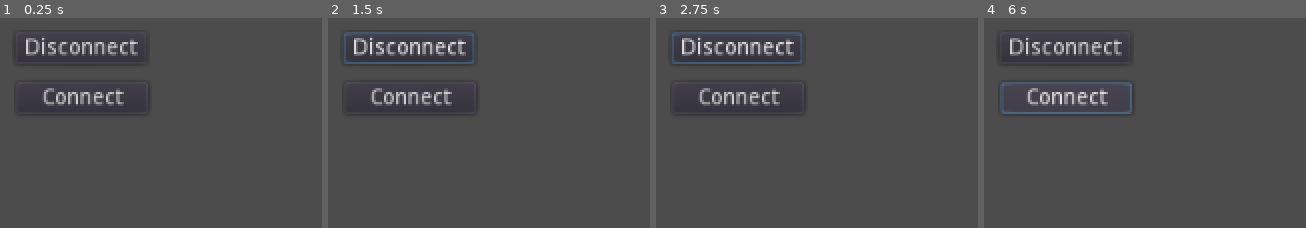
Above: before the commit, frames 1-4 (left to right).
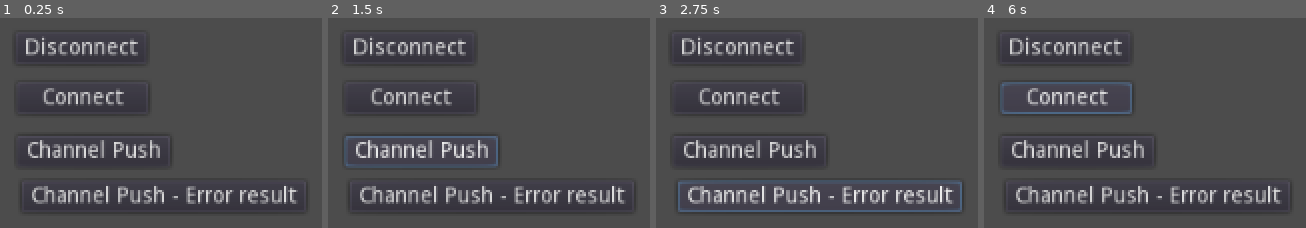
Above: after the commit, the same moments.

Repository: alfredbaudisch/GodotPhoenixChannels
Game: Godot game, scene res://Node.tscn
Same seed, same stepped clock (60 frames per second), same inputs: the game is played once before the commit and once after it.
Inputs (mouse positions are in pixels of both pictures, inside the frame that each line leads up to):
- Up to frame 1 (0.25 s): no input
- Up to frame 2 (1.5 s): click "Disconnect" at 0.5 s; click (421, 152) at 1.25 s, where only the run after the commit has a clickable "Channel Push"
- Up to frame 3 (2.75 s): click (820, 196) at 2 s, where only the run after the commit has a clickable "Channel Push - Error result"
- Up to frame 4 (6 s): click (1077, 152) at 2.75 s, where only the run after the commit has a clickable "Channel Push"; click (1148, 196) at 3.5 s, where only the run after the commit has a clickable "Channel Push - Error result"; click (1077, 152) at 4.25 s, where only the run after the commit has a clickable "Channel Push"; click (1148, 196) at 5 s, where only the run after the commit has a clickable "Channel Push - Error result"; click "Connect" at 5.75 s

The runs differ from the first frame. In frame 1, 4.8% of the frame differs, in the area x 8-93%, y 58-92%; in frame 2, 6.5%; in frame 3, 6.5%, in the area x 4-96%, y 6-93%; in frame 4, 4.8%.

Commit message:
- Channel push messages - Channel receive push replies and receive broadcasts

Diff:
--- a/Connection.gd
+++ b/Connection.gd
@@ -1,7 +1,7 @@
 extends Node
 
 var phoenix : PhoenixSocket
-var channel
+var channel : PhoenixChannel
 
 func _ready():
 	phoenix = PhoenixSocket.new("ws://localhost:4000/socket", {
@@ -31,8 +31,8 @@
 func _on_Phoenix_socket_error(payload):
 	print("_on_Phoenix_socket_error: ", " ", payload)
 
-func _on_channel_event(event, payload):
-	print("_on_channel_event:  ", event, ", ", payload)
+func _on_channel_event(event, payload, status):
+	print("_on_channel_event:  ", event, ", ", status, ", ", payload)
 
 func _on_channel_join_result(status, result):
 	print("_on_channel_join_result:  ", status, result)
@@ -45,3 +45,9 @@
 
 func _on_Button2_pressed():
 	phoenix.connect_socket()
+
+func _on_Button3_pressed():
+	channel.push("hit", {error = false})
+
+func _on_Button4_pressed():
+	channel.push("hit", {error = true})
--- a/Node.tscn
+++ b/Node.tscn
@@ -23,5 +23,21 @@
 margin_bottom = 52.0
 text = "Connect"
 
+[node name="Button3" type="Button" parent="Control"]
+margin_left = 1.0
+margin_top = 66.0
+margin_right = 99.0
+margin_bottom = 86.0
+text = "Channel Push"
+
+[node name="Button4" type="Button" parent="Control"]
+margin_left = 4.0
+margin_top = 95.0
+margin_right = 102.0
+margin_bottom = 115.0
+text = "Channel Push - Error result"
+
 [connection signal="pressed" from="Control/Button" to="." method="_on_Button_pressed"]
 [connection signal="pressed" from="Control/Button2" to="." method="_on_Button2_pressed"]
+[connection signal="pressed" from="Control/Button3" to="." method="_on_Button3_pressed"]
+[connection signal="pressed" from="Control/Button4" to="." method="_on_Button4_pressed"]
--- a/Phoenix/Scripts/Channel.gd
+++ b/Phoenix/Scripts/Channel.gd
@@ -3,13 +3,14 @@
 class_name PhoenixChannel
 
 const TOPIC_PHOENIX := "phoenix"
-const EVENT_HEARTBEAT := "heartbeat"
 const STATUS = {
 	ok = "ok",
 	error = "error",
 	timeout = "timeout"
 }
-
+const PRESENCE_EVENTS := {
+	diff = "presence_diff"
+}
 const CHANNEL_EVENTS := {
 	close = "phx_close",
 	error = "phx_error",
@@ -17,11 +18,8 @@
 	reply = "phx_reply",
 	leave = "phx_leave"
 }
+
 enum ChannelStates {CLOSED, ERRORED, JOINED, JOINING, LEAVING}
-
-const PRESENCE_EVENTS := {
-	diff = "presence_diff"
-}
 
 signal on_join_result(event, payload)
 signal on_event(event, payload)
@@ -34,6 +32,7 @@
 var _joined_once := false
 var _socket
 var _join_ref := ""
+var _pending_refs := {}
 
 var _rejoin_timer : Timer
 var _should_rejoin_until_connected := false
@@ -71,8 +70,19 @@
 	if should_rejoin:
 		_rejoin_timer.start()
 
-func can_push() -> bool:
-	return _socket.can_push() and is_joined()
+func push(event : String, payload : Dictionary = {}) -> bool:
+	if not can_push(event):
+		return false
+
+	# todo: start timeout
+
+	var ref = _socket.make_ref()
+	_pending_refs[ref] = event
+	_socket.push(_socket.compose_message(event, payload, _topic, ref, _join_ref))
+	return true
+
+func can_push(event : String) -> bool:
+	return _socket.can_push(event) and is_joined()
 
 func is_member(topic, join_ref) -> bool:
 	if topic != _topic:
@@ -107,7 +117,18 @@
 		if message.get_event() == PRESENCE_EVENTS.diff:
 			pass
 		else:
-			emit_signal("on_event", message.get_event(), message.get_payload())
+			var event := message.get_event()
+			match event:
+				CHANNEL_EVENTS.reply:
+					var pending_event = _get_pending_ref(message.get_ref())
+					if pending_event:
+						event = pending_event
+						_pending_refs.erase(message.get_ref())
+
+				_:
+					pass
+
+			emit_signal("on_event", event, message.get_response(), status)
 
 #
 # Implementation
@@ -142,6 +163,16 @@
 		else:
 			_should_rejoin_until_connected = true
 
+func _get_pending_ref(ref):
+	if _pending_refs.has(ref):
+		return _pending_refs[ref]
+
+	return null
+
+#
+# Listeners
+#
+
 func _on_Timer_timeout():
 	if _should_rejoin_until_connected:
 		if not _joined_once and _state != ChannelStates.JOINING:
--- a/Phoenix/Scripts/Message.gd
+++ b/Phoenix/Scripts/Message.gd
@@ -29,7 +29,7 @@
 	if _message.payload.has("response"):
 		return _message.payload.response
 
-	return null
+	return _message.payload
 
 func to_dictionary() -> Dictionary:
 	return _message
